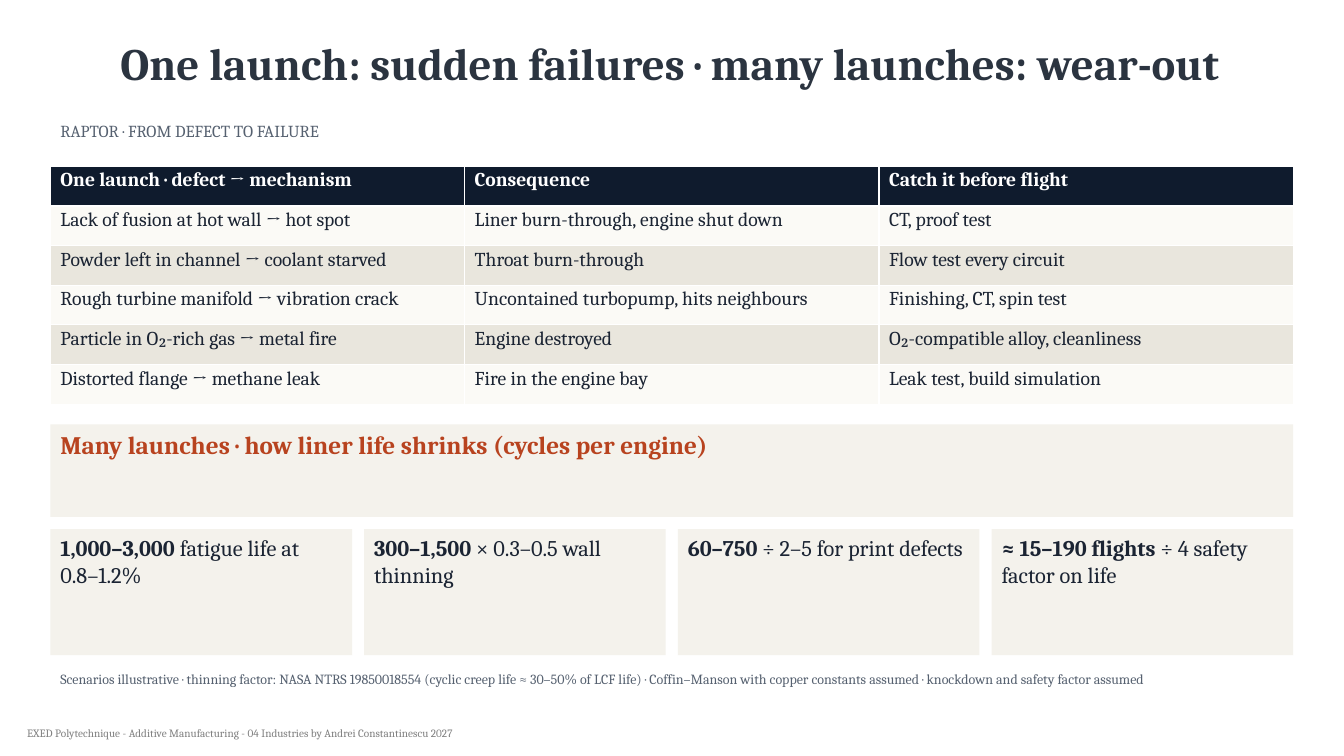
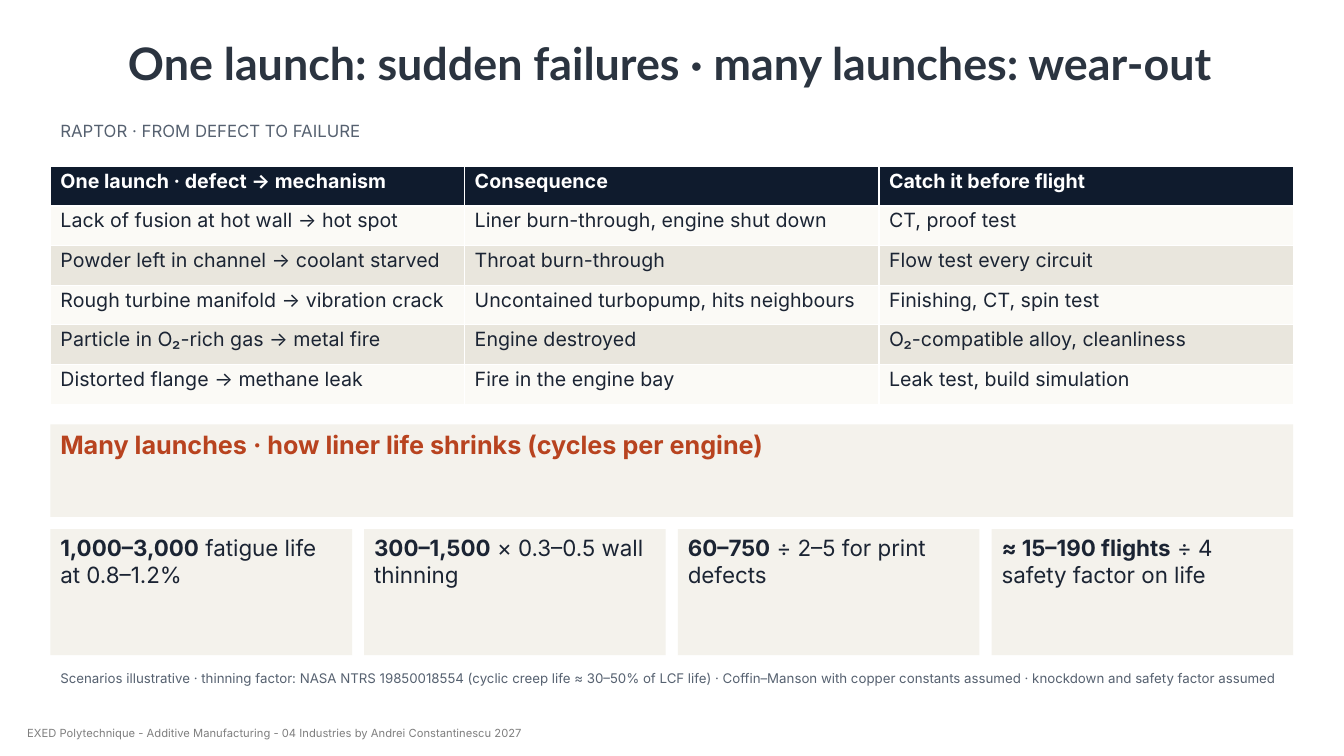
Before and after one commit to aconstant-lms/X-FabAdd, a slide deck: slide 47 of 04_industries/space/slides/04_am_space.pptx. Drawn at 1344x756 pixels with LibreOffice and Linux fonts; fonts in the diff are those of the drawing. Boxes give left, top, right and bottom in pixels: in the first picture for what was removed or moved away, otherwise in the second. Text is boxed around its words. In the diff, an @@ line names an element or a change of style, - is before the commit and + after.

```diff
--- a/04_industries/space/slides/04_am_space.pptx
+++ b/04_industries/space/slides/04_am_space.pptx
@@ title "One launch: sudden failures · ..." at bbox=[128, 46, 1211, 88]: font Cambria to Lato @@
@@ table at bbox=[50, 166, 1294, 404] @@
@@ font Cambria to Inter @@
@@ text "Scenarios illustrative · thinning factor: ..." at bbox=[60, 673, 1275, 686]: size 10 to 9.5 pt, font Cambria to Inter @@
@@ font Cambria to Inter in 7 elements at bbox=[60, 124, 360, 137], bbox=[50, 424, 1294, 517], bbox=[50, 529, 352, 655], bbox=[364, 529, 665, 655], bbox=[678, 529, 979, 655], bbox=[992, 529, 1294, 655], bbox=[27, 728, 521, 740] @@
```
Also in this commit, not shown: 53 other slides changed, 12 other files.
